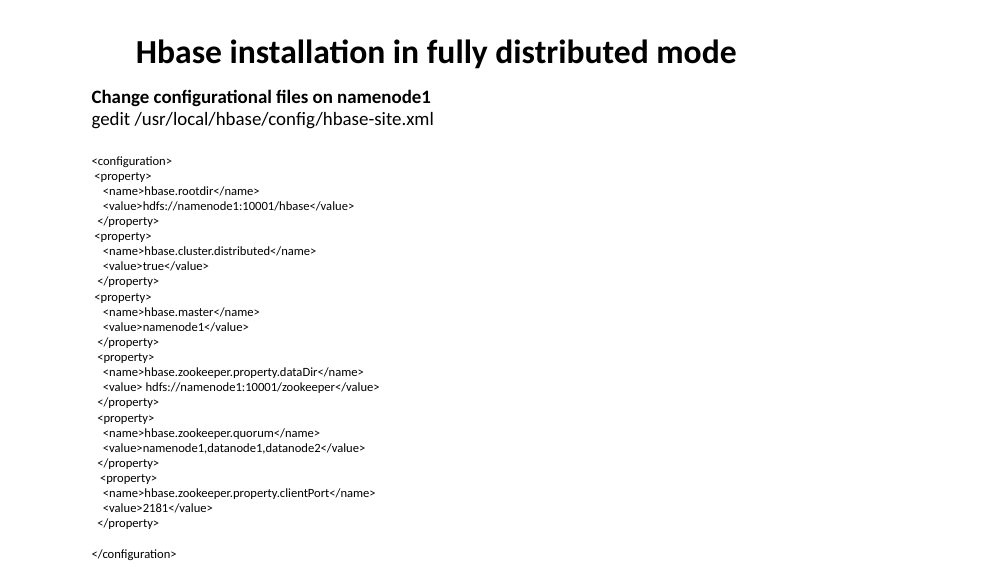
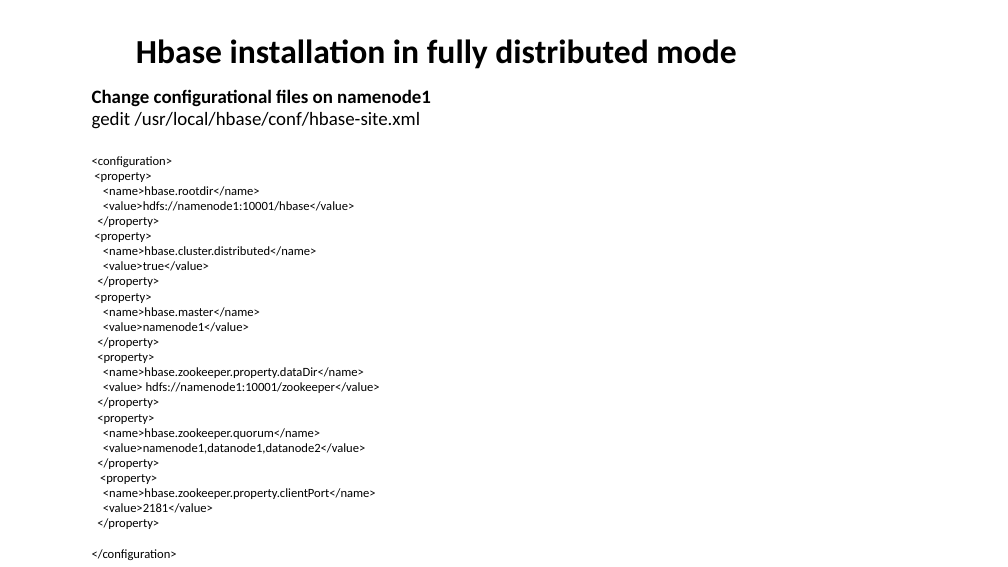
Before and after one commit to aashmishra/Bigdata_ppt, a slide deck: slide 9 of hbase.pptx. Drawn at 1008x567 pixels with LibreOffice and Linux fonts; fonts in the diff are those of the drawing. Boxes give left, top, right and bottom in pixels: in the first picture for what was removed or moved away, otherwise in the second. Text is boxed around its words. In the diff, an @@ line names an element or a change of style, - is before the commit and + after.

```diff
--- a/hbase.pptx
+++ b/hbase.pptx
@@ text at bbox=[92, 112, 421, 129]: text changed @@
-gedit /usr/local/hbase/config/hbase-site.xml
+gedit /usr/local/hbase/conf/hbase-site.xml
```
